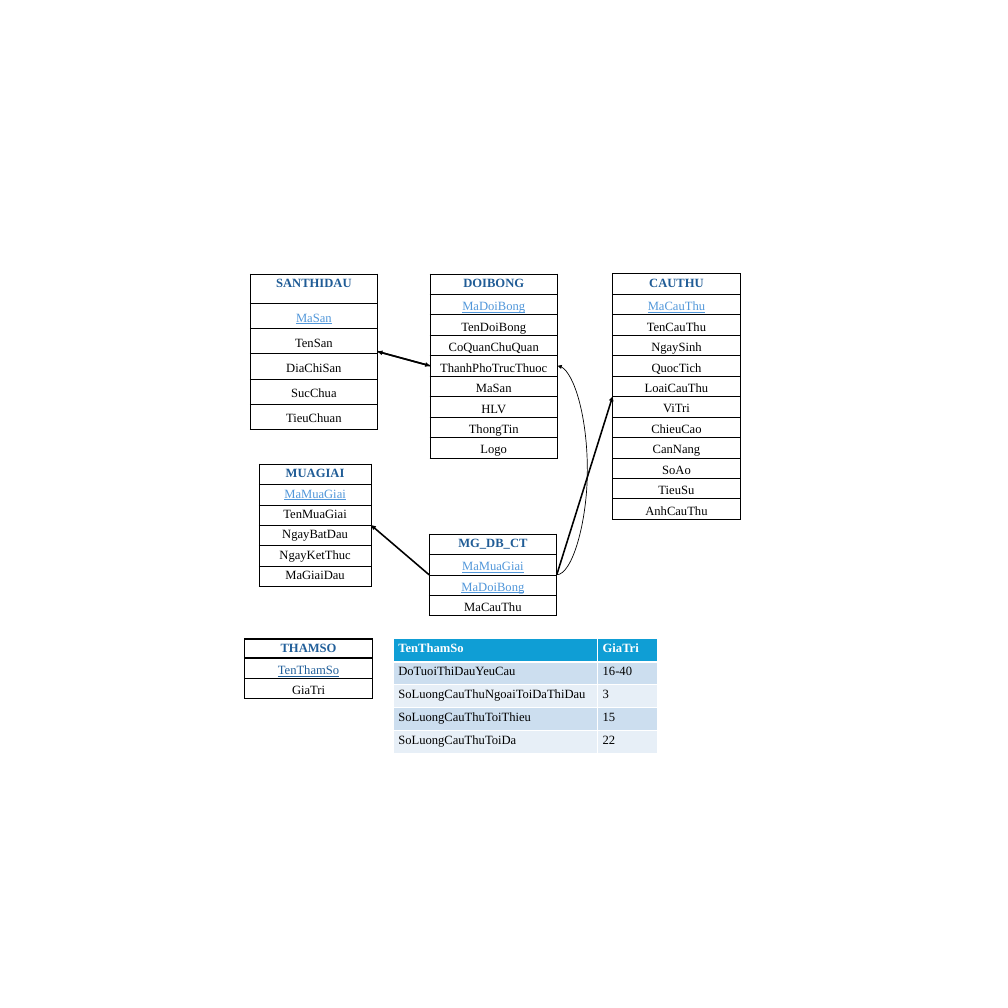
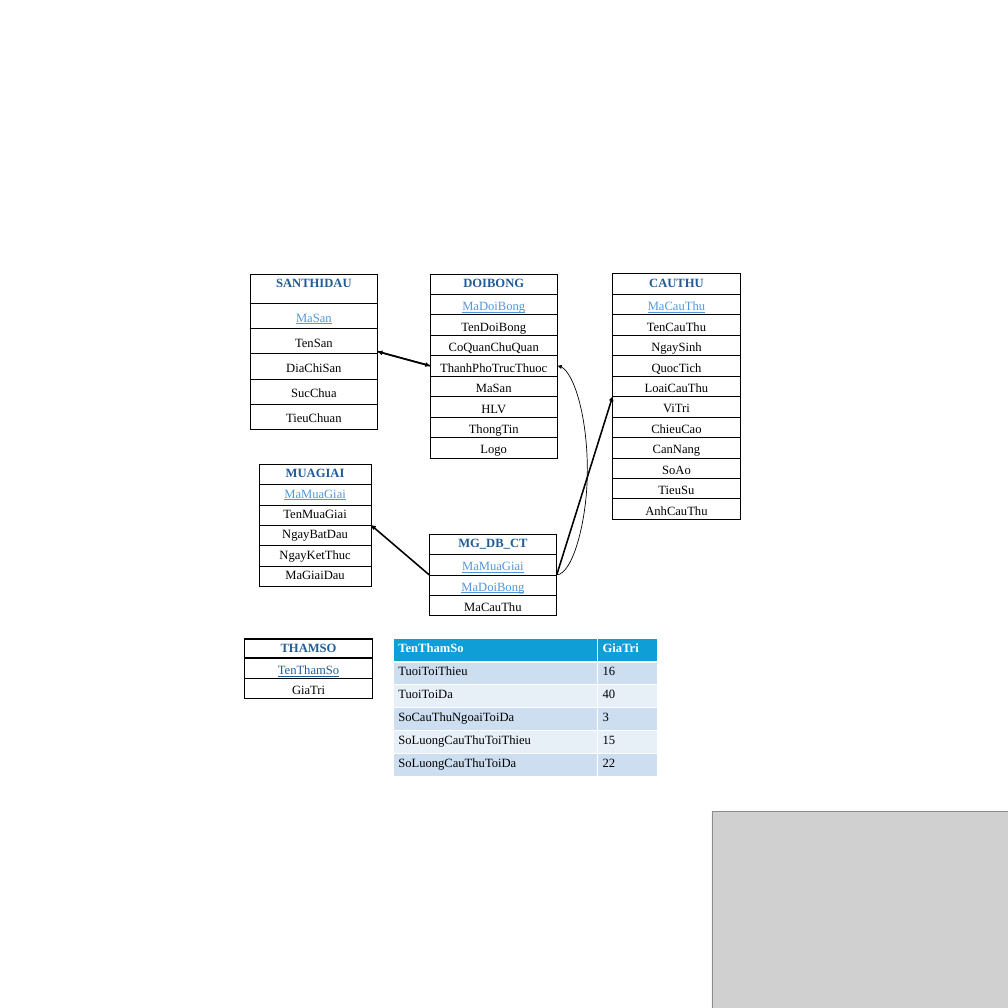
Before and after one commit to leeminsun1205/SE104.P12, a slide deck: slide 10 of Diagrams/DIAGRAM.pptx (slide 8 before the commit). Drawn at 1008x1008 pixels with LibreOffice and Linux fonts; fonts in the diff are those of the drawing; grey boxes stand for pictures. Boxes give left, top, right and bottom in pixels: in the first picture for what was removed or moved away, otherwise in the second. Text is boxed around its words. In the diff, an @@ line names an element or a change of style, - is before the commit and + after.

```diff
--- a/Diagrams/DIAGRAM.pptx
+++ b/Diagrams/DIAGRAM.pptx
@@ table at (393, 639, 657, 776) @@
-row 2: DoTuoiThiDauYeuCau | 16-40
-row 3: SoLuongCauThuNgoaiToiDaThiDau | 3
+row 2: TuoiToiThieu | 16
+row 3: TuoiToiDa | 40
+row 4: SoCauThuNgoaiToiDa | 3
@@ picture added at (712, 811, 1008, 1008) @@
```
Also in this commit, not shown: 1 other slide changed, 3 slides added.
